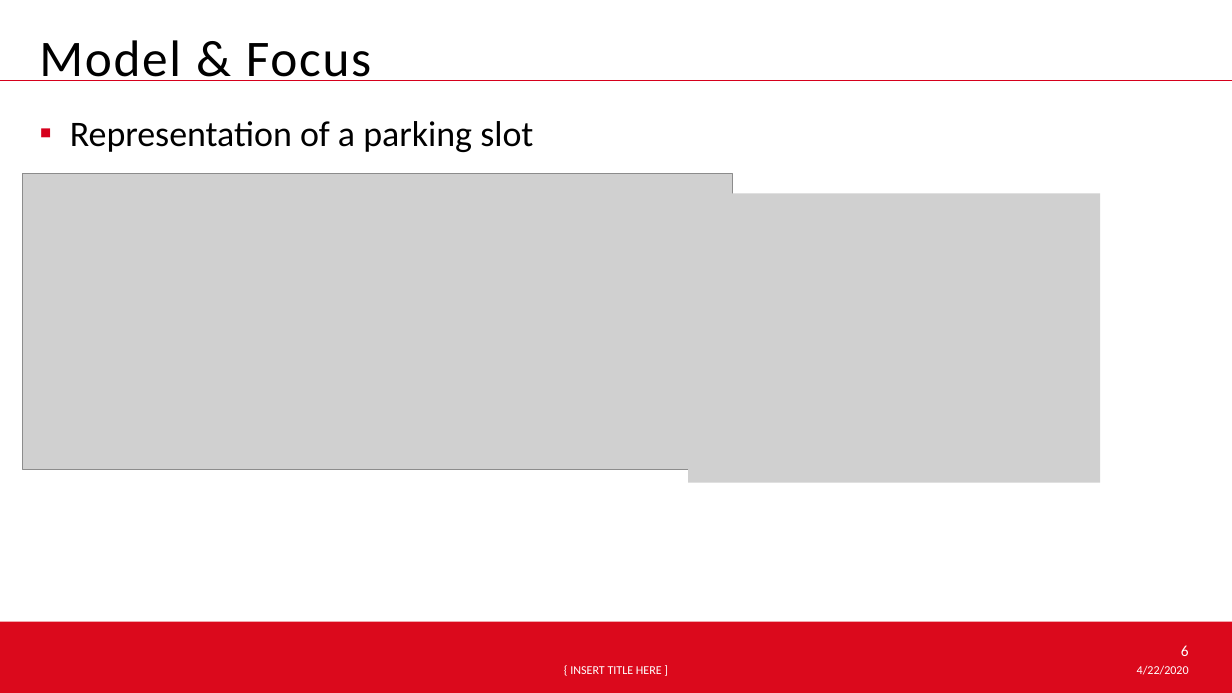
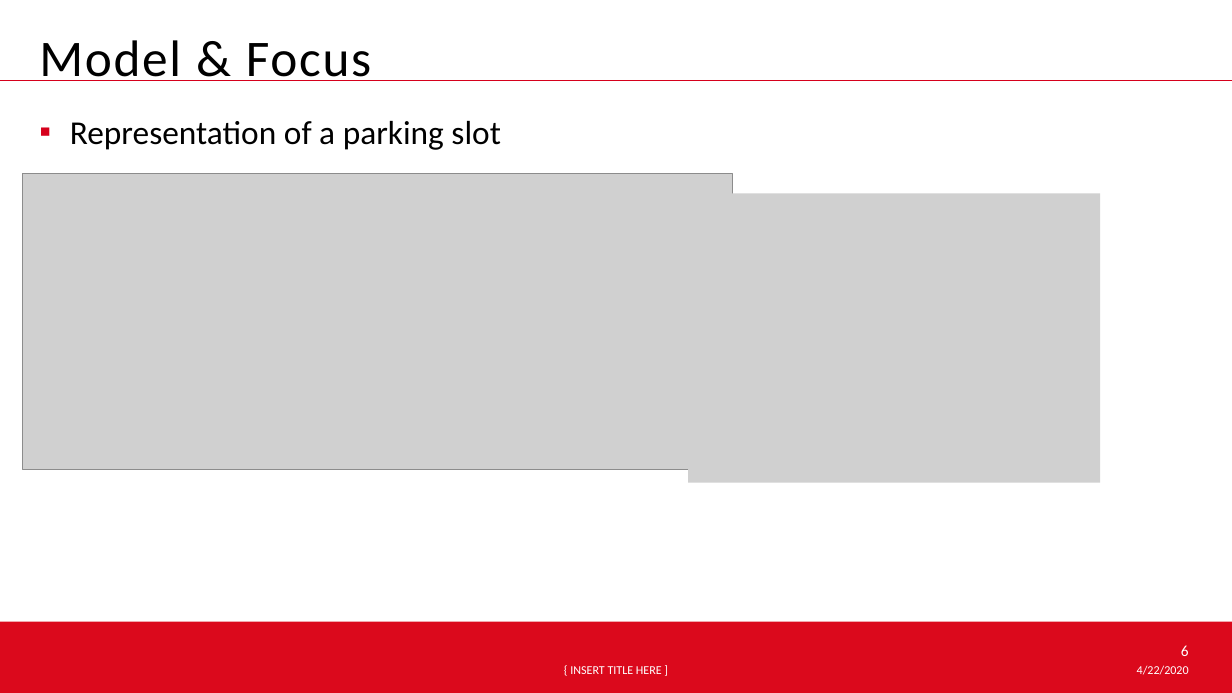
Before and after one commit to hehonglu123/optimal_control, a slide deck: slide 6 of Optimal Control Theory.pptx. Drawn at 1232x693 pixels with LibreOffice and Linux fonts; fonts in the diff are those of the drawing; grey boxes stand for pictures; background and template pictures are left out. Boxes give left, top, right and bottom in pixels: in the first picture for what was removed or moved away, otherwise in the second. Text is boxed around its words. In the diff, an @@ line names an element or a change of style, - is before the commit and + after.

```diff
--- a/Optimal Control Theory.pptx
+++ b/Optimal Control Theory.pptx
@@ text "Representation of a parking slot" at <box>70,121,500,150</box>: size 28 to 26 pt @@
```
Also in this commit, not shown: 7 other slides changed, 3 slides added.
